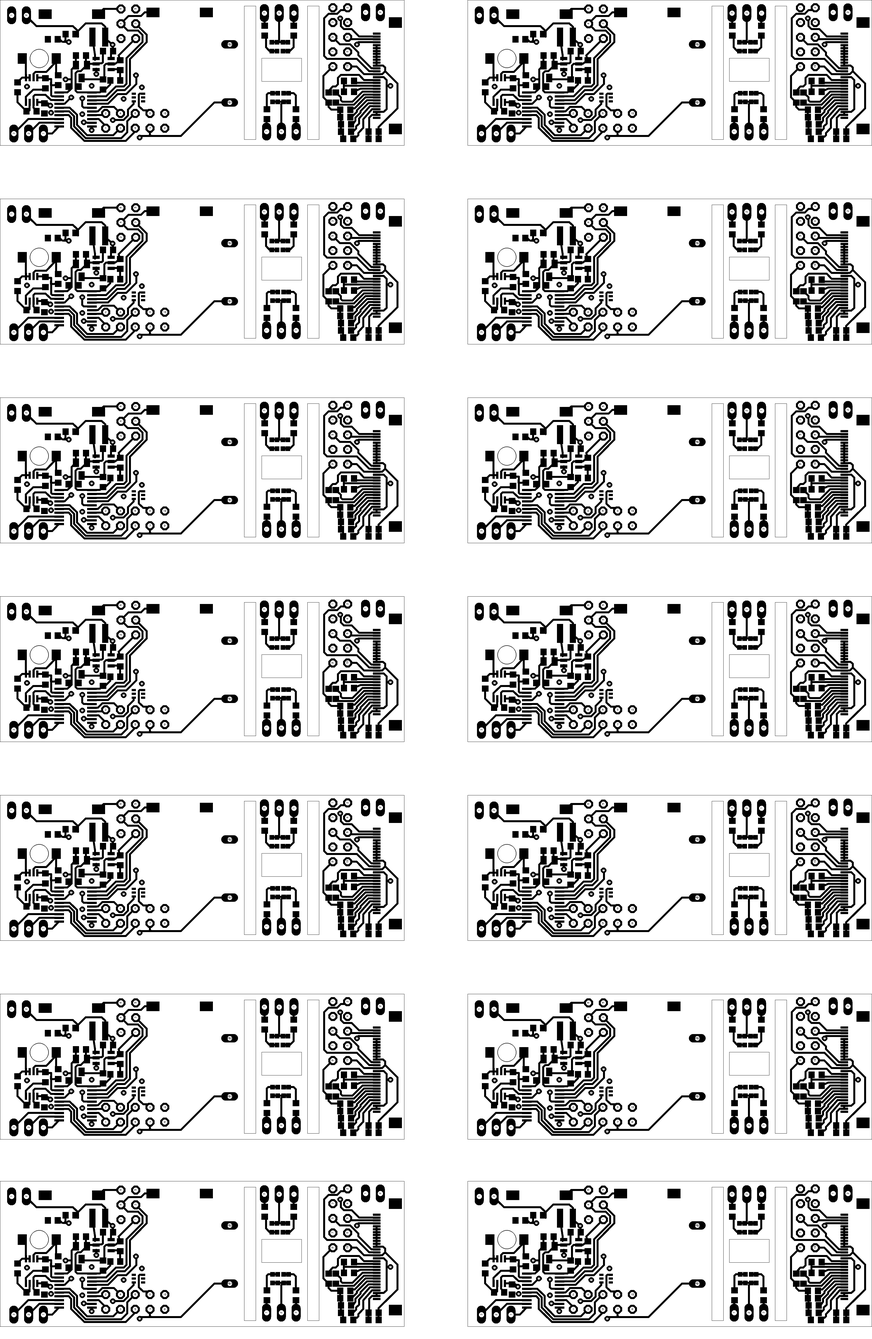
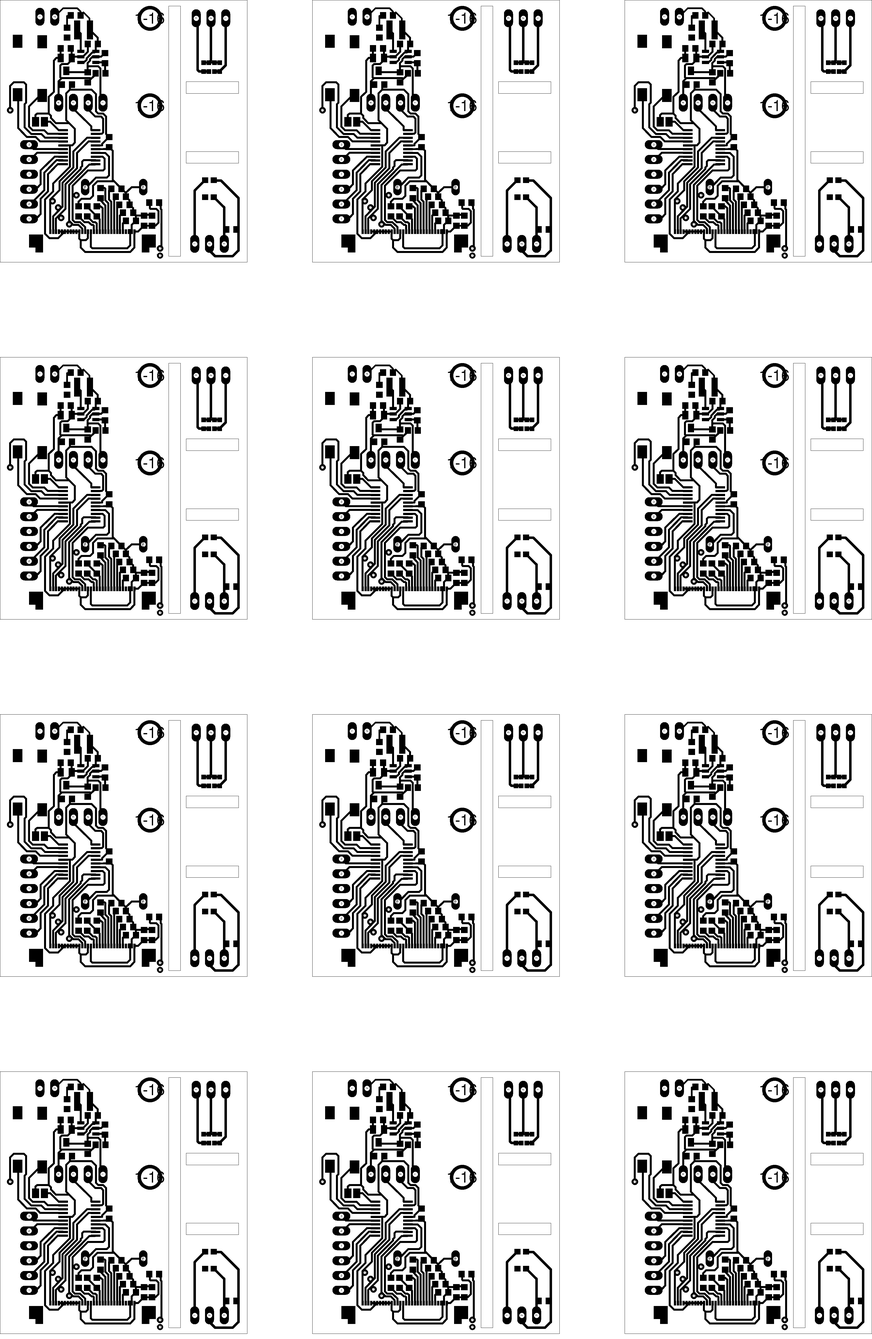
Layered file, before and after one edit (872x1339). Changes by layer:
removed layer "print-top.png #13" over [467,198,872,345]
renamed "print-top.png #1" to "pcb-top.png #5", moved it above "pcb-top.png #11", painted on it over [467,0,872,263]
renamed "print-top.png #8" to "pcb-top.png #11", moved it above "pcb-top.png #10", painted on it over [467,1071,872,1334]
renamed "print-top.png #10" to "pcb-top.png #10", moved it above "pcb-top.png #9", painted on it over [467,714,872,977]
removed layer "print-top.png #9" over [467,993,872,1140]
renamed "print-top.png #12" to "pcb-top.png #9", painted on it over [467,357,872,620]
removed layer "print-top.png #11" over [467,596,872,742]
added layer "pcb-top.png #8" above "pcb-top.png #7" over [312,1071,560,1334]
added layer "pcb-top.png #7" above "pcb-top.png #4" over [312,714,560,977]
added layer "pcb-top.png #4" above "pcb-top.png #3" over [312,0,560,263]
renamed "print-top.png #7" to "pcb-top.png #3", painted on it over [0,0,405,263]
removed layer "print-top.png #6" over [0,993,405,1140]
renamed "print-top.png #3" to "pcb-top.png #2", painted on it over [0,357,405,620]
removed layer "print-top.png #2" over [0,596,405,742]
renamed "print-top.png" to "pcb-top.png #1", painted on it over [0,714,405,977]
renamed "print-top.png #5" to "pcb-top.png", moved it above "pcb-top.png #6", painted on it over [0,1071,405,1334]
removed layer "print-top.png #4" over [0,198,405,345]
added layer "pcb-top.png #6" above "Background" over [312,357,560,620]
